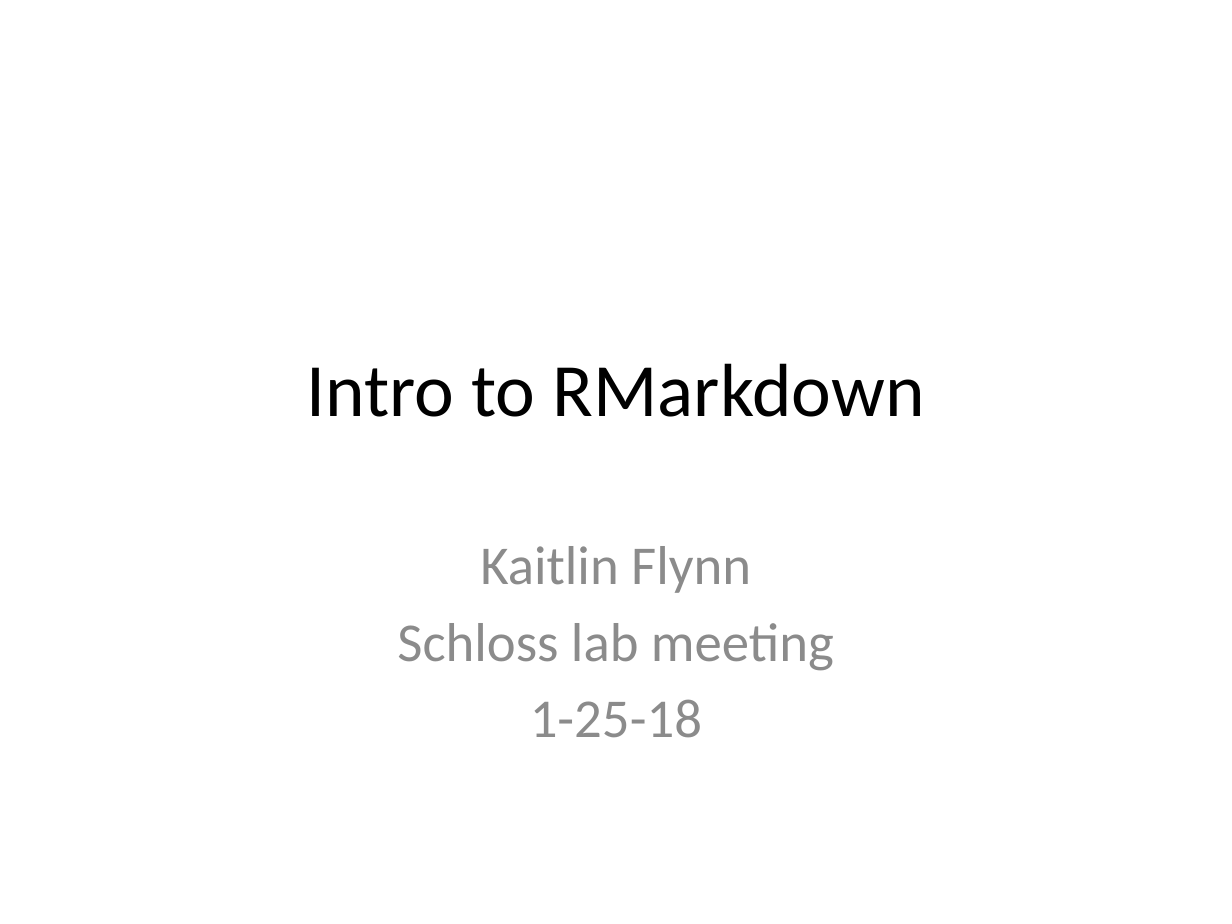
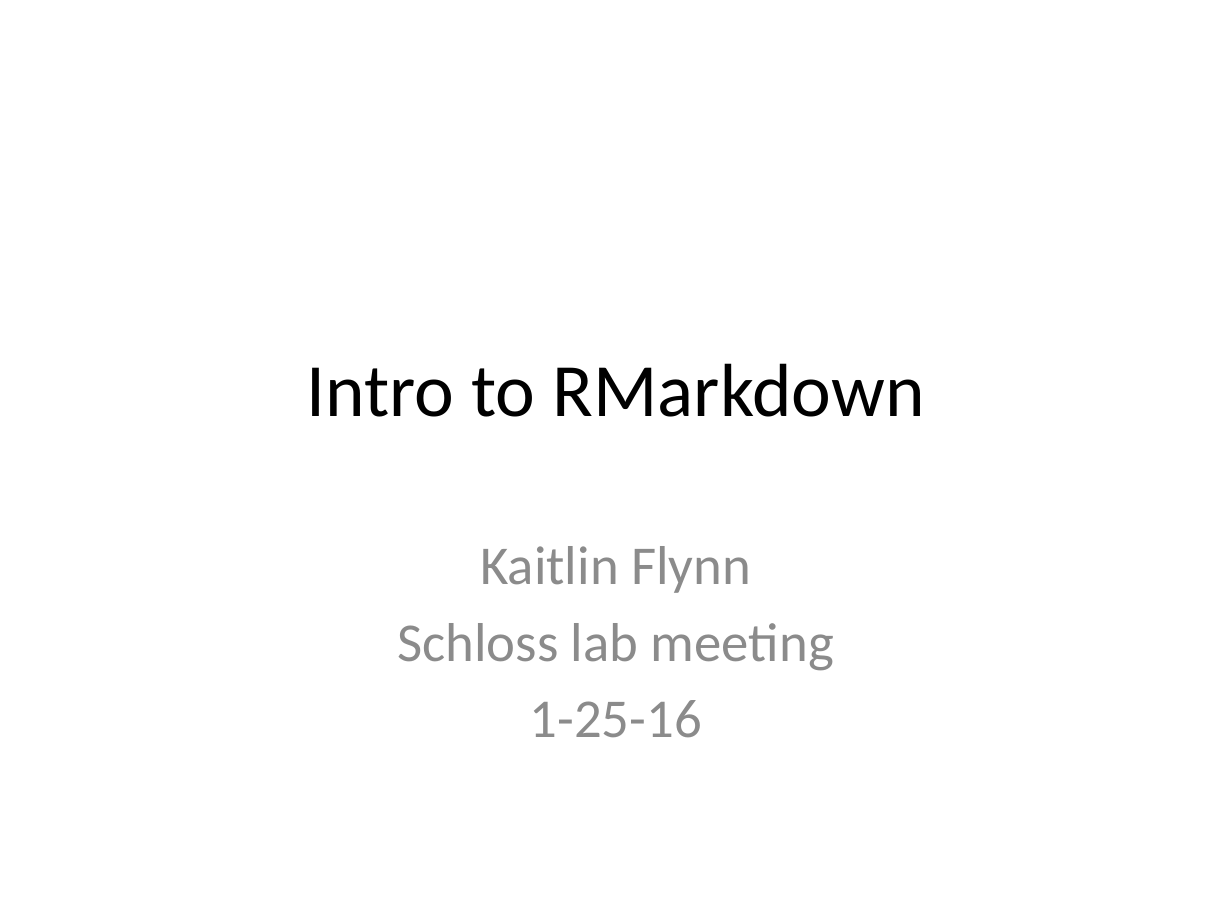
Before and after one commit to kjflynn/rmd_labmeeting, a slide deck: slide 1 of 1_24_18_slides.pptx. Drawn at 1232x924 pixels with LibreOffice and Linux fonts; fonts in the diff are those of the drawing. Boxes give left, top, right and bottom in pixels: in the first picture for what was removed or moved away, otherwise in the second. Text is boxed around its words. In the diff, an @@ line names an element or a change of style, - is before the commit and + after.

```diff
--- a/1_24_18_slides.pptx
+++ b/1_24_18_slides.pptx
@@ subtitle at <box>530,700,702,738</box>: text changed @@
-1-25-18
+1-25-16
```
Also in this commit, not shown: 3 other slides changed, 2 slides added, 1 slide removed, 1 other file.
